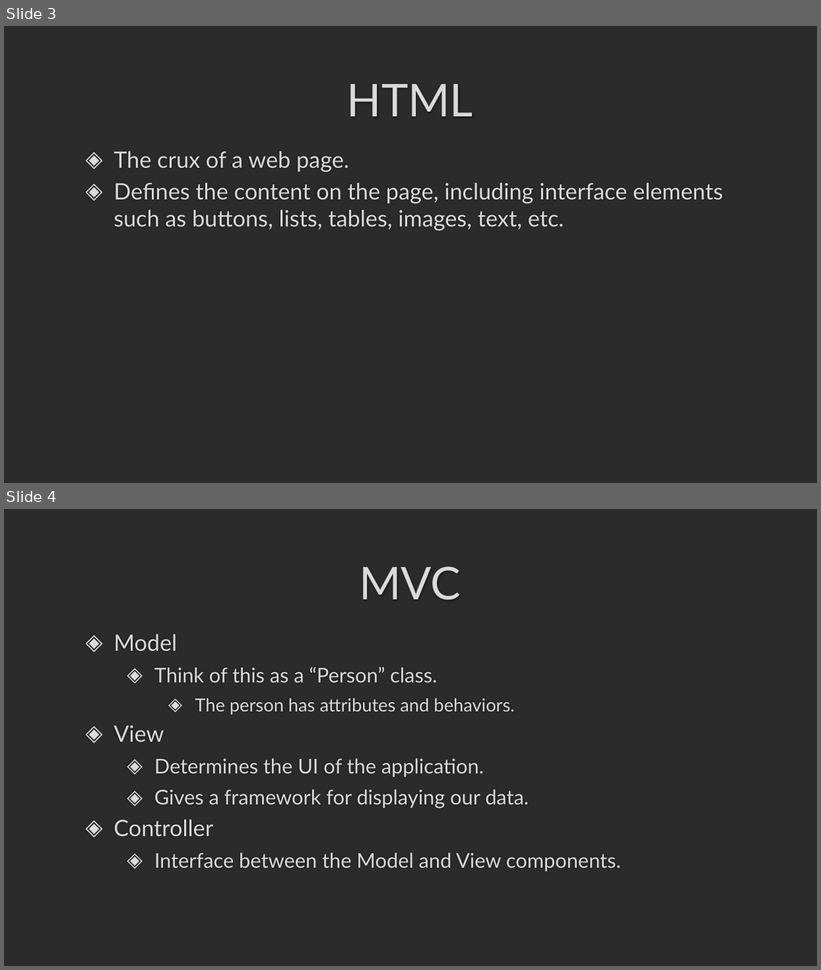
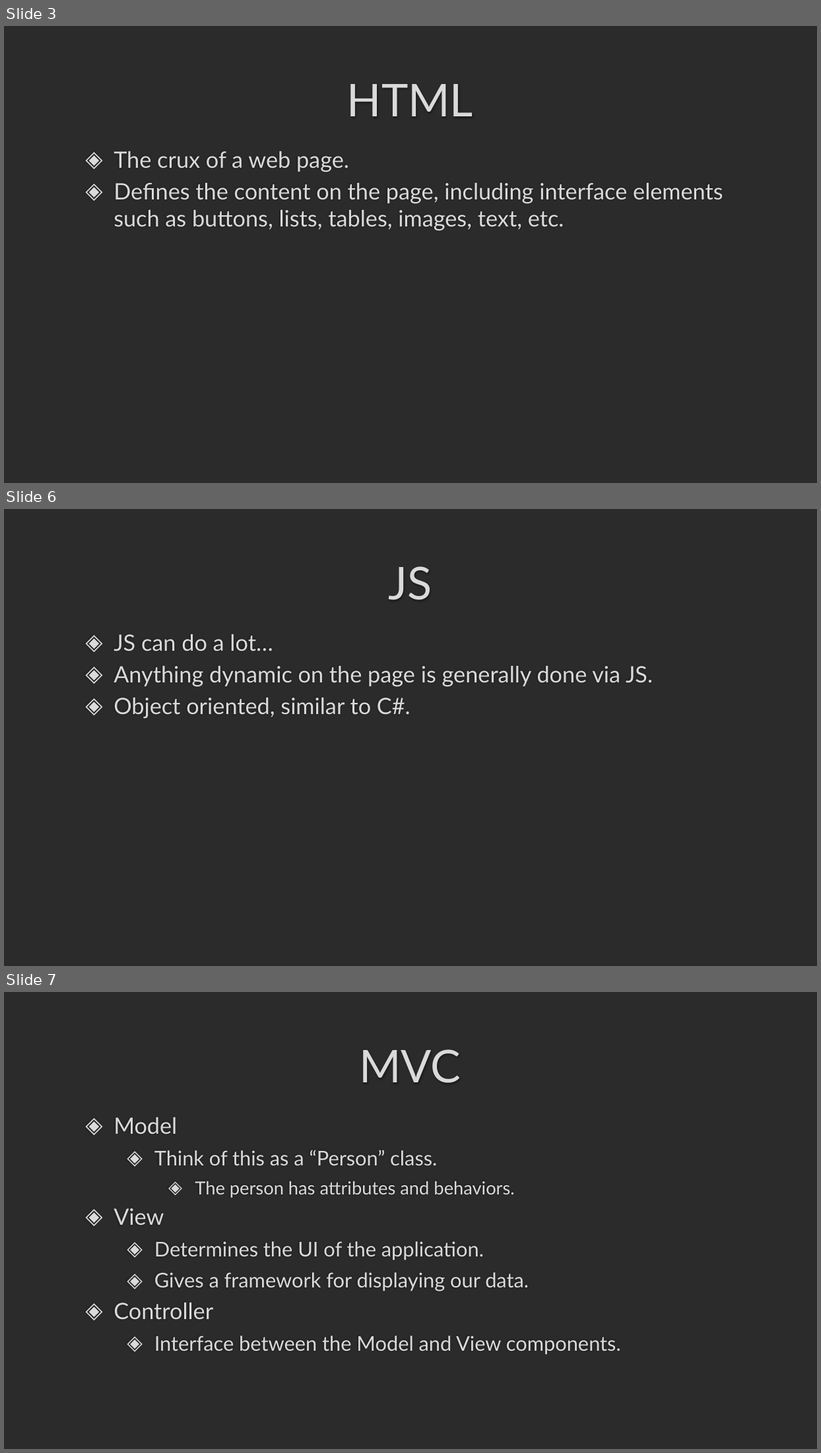
Before and after one commit to darrare/CS-3020, a slide deck: Documents/Powerpoints/10.0 ASP.NET.pptx. Shown one above the other, each under a label of ours: slides 3 and 4 before the commit, slides 3, 6 and 7 after it; the slides between them are not shown. The pictures are 821x970 and 821x1453 pixels, drawn with LibreOffice and Linux fonts; fonts in the diff are those of the drawing; background and template pictures are left out; a plain dark background stands for a picture behind light text. Boxes give left, top, right and bottom in pixels: in the first picture for what was removed or moved away, otherwise in the second. Text is boxed around its words. In the diff, an @@ line names an element or a change of style, - is before the commit and + after.

```diff
--- a/Documents/Powerpoints/10.0 ASP.NET.pptx
+++ b/Documents/Powerpoints/10.0 ASP.NET.pptx
@@ slide 6 added at (4,509,817,966), background picture (left out) @@
@@ title added at (388,566,432,600), 40 pt, text #DADADA @@
+JS
@@ text added at (114,634,653,718), 20 pt, text #DADADA @@
+◈ JS can do a lot…
+◈ Anything dynamic on the page is generally done via JS.
+◈ Object oriented, similar to C#.
@@ what was slide 4 is now slide 7 @@
```
Also in this commit, not shown: 2 other slides added, 20 other files.
